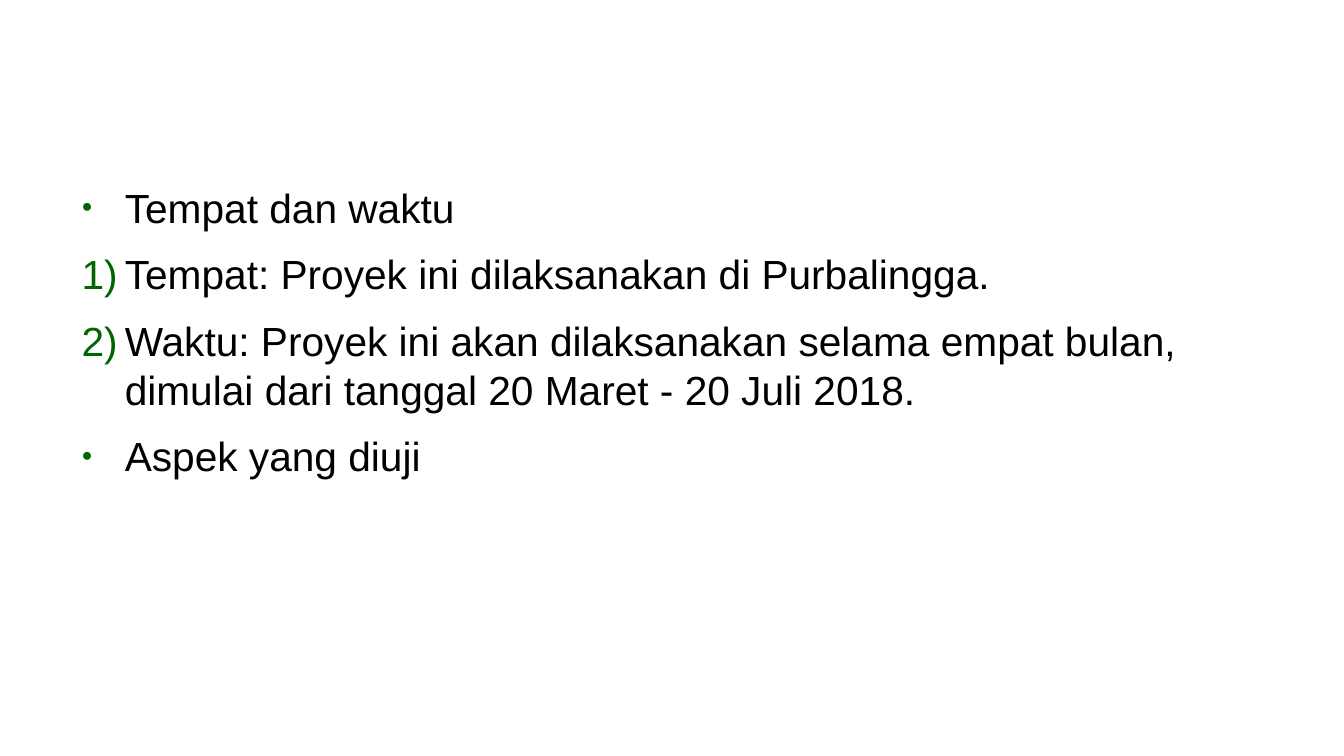
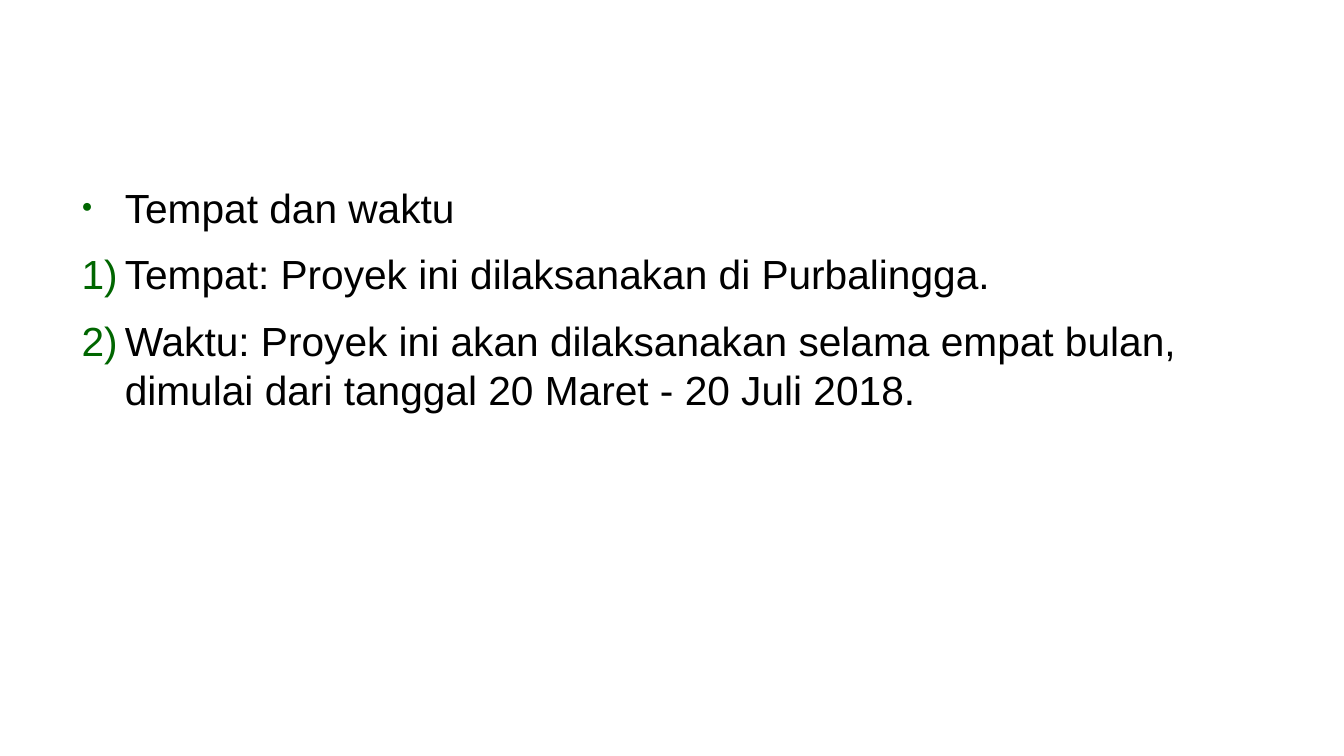
Before and after one commit to budiyona/PROTEK2018, a slide deck: slide 10 of ppt-protek.odp (slide 12 before the commit). Drawn at 1344x756 pixels with LibreOffice and Linux fonts; fonts in the diff are those of the drawing; background and template pictures are left out. Boxes give left, top, right and bottom in pixels: in the first picture for what was removed or moved away, otherwise in the second. Text is boxed around its words. In the diff, an @@ line names an element or a change of style, - is before the commit and + after.

```diff
--- a/ppt-protek.odp
+++ b/ppt-protek.odp
@@ text at box(125, 441, 420, 479): paragraph removed @@
-● Aspek yang diuji
```
Also in this commit, not shown: 1 other slide changed.
